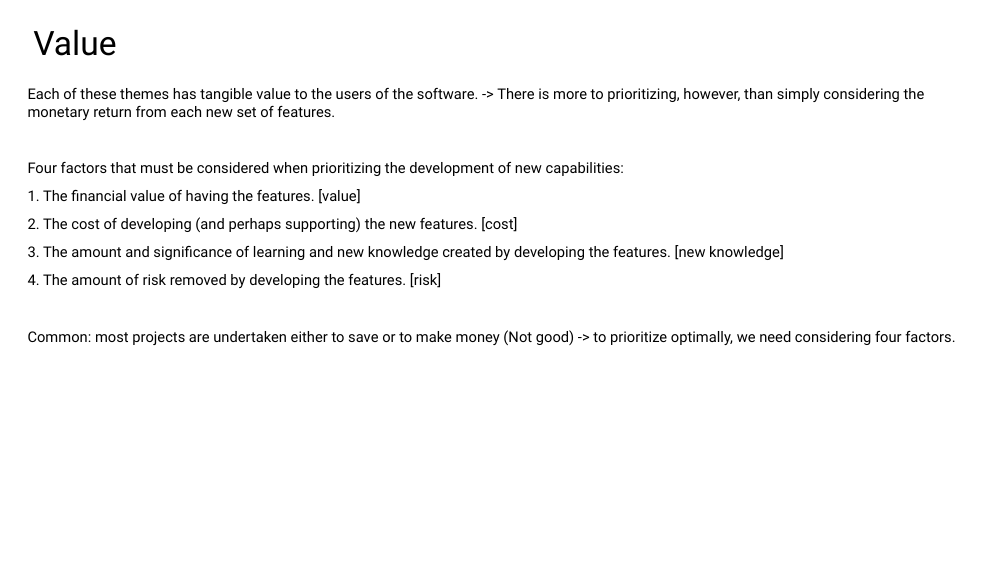
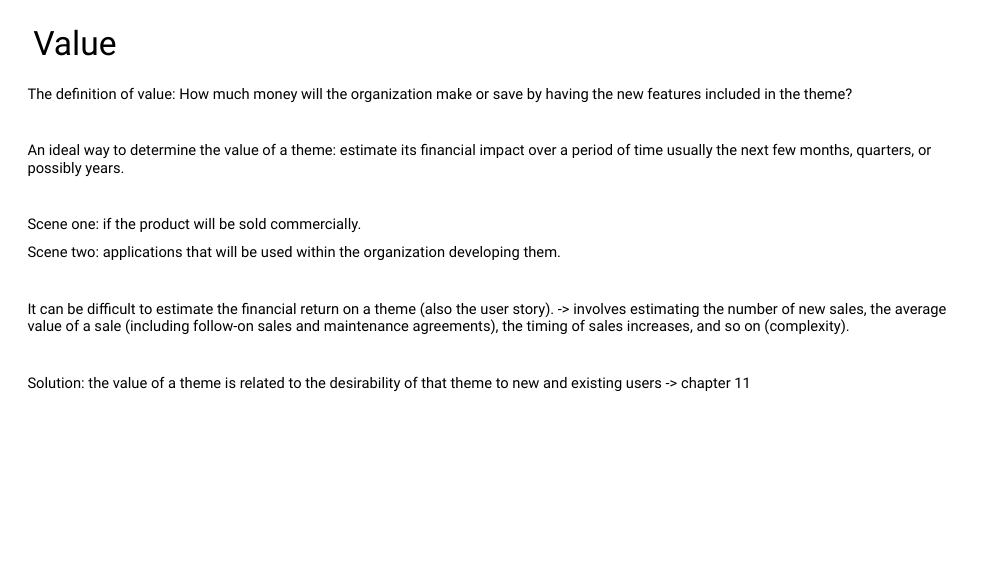
Before and after one commit to yousei-github/StudyNotes, a slide deck: slide 4 of temp/勉強会.pptx. Drawn at 1008x567 pixels with LibreOffice and Linux fonts; fonts in the diff are those of the drawing. Boxes give left, top, right and bottom in pixels: in the first picture for what was removed or moved away, otherwise in the second. Text is boxed around its words. In the diff, an @@ line names an element or a change of style, - is before the commit and + after.

```diff
--- a/temp/勉強会.pptx
+++ b/temp/勉強会.pptx
@@ text at (28, 88, 947, 391): text changed @@
-Each of these themes has tangible value to the users of the software. -> There is more to prioritizing, however, than simply considering the monetary return from each new set of features.
-Four factors that must be considered when prioritizing the development of new capabilities:
-1. The financial value of having the features. [value]
-2. The cost of developing (and perhaps supporting) the new features. [cost]
-3. The amount and significance of learning and new knowledge created by developing the features. [new knowledge]
-4. The amount of risk removed by developing the features. [risk]
-Common: most projects are undertaken either to save or to make money (Not good) -> to prioritize optimally, we need considering four factors.
+The definition of value: How much money will the organization make or save by having the new features included in the theme?
+An ideal way to determine the value of a theme: estimate its financial impact over a period of time usually the next few months, quarters, or possibly years.
+Scene one: if the product will be sold commercially.
+Scene two: applications that will be used within the organization developing them.
+It can be difficult to estimate the financial return on a theme (also the user story). -> involves estimating the number of new sales, the average value of a sale (including follow-on sales and maintenance agreements), the timing of sales increases, and so on (complexity).
+Solution: the value of a theme is related to the desirability of that theme to new and existing users -> chapter 11
```
Also in this commit, not shown: 2 slides added.
